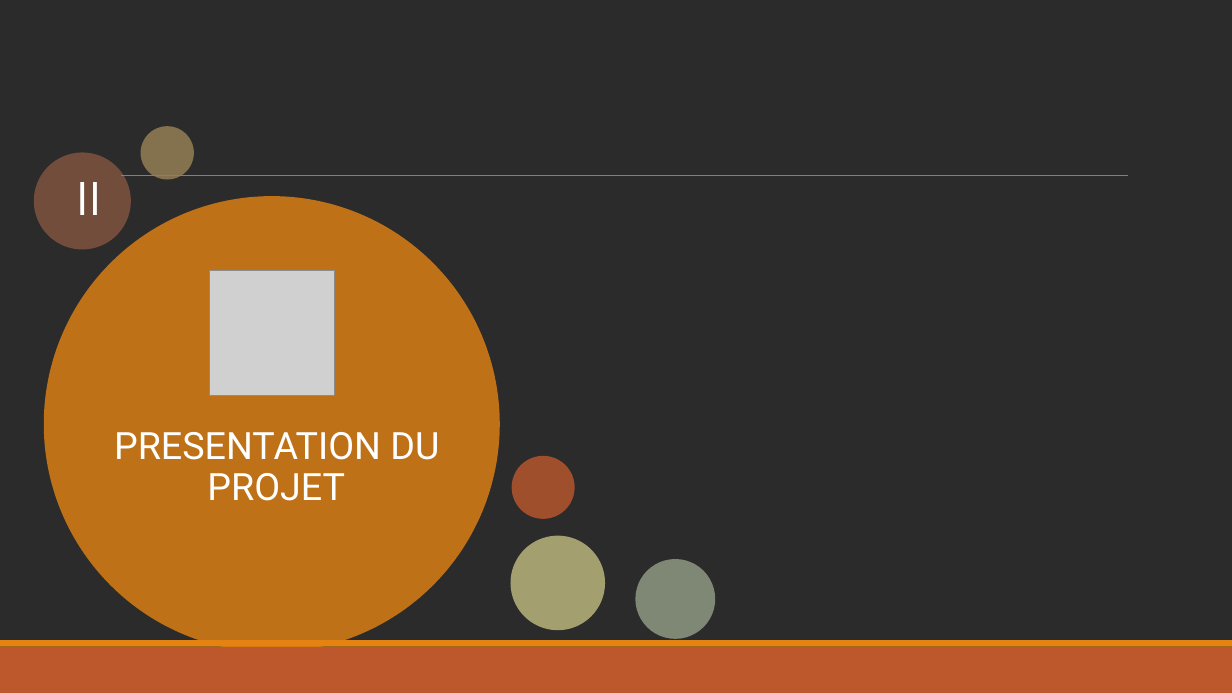
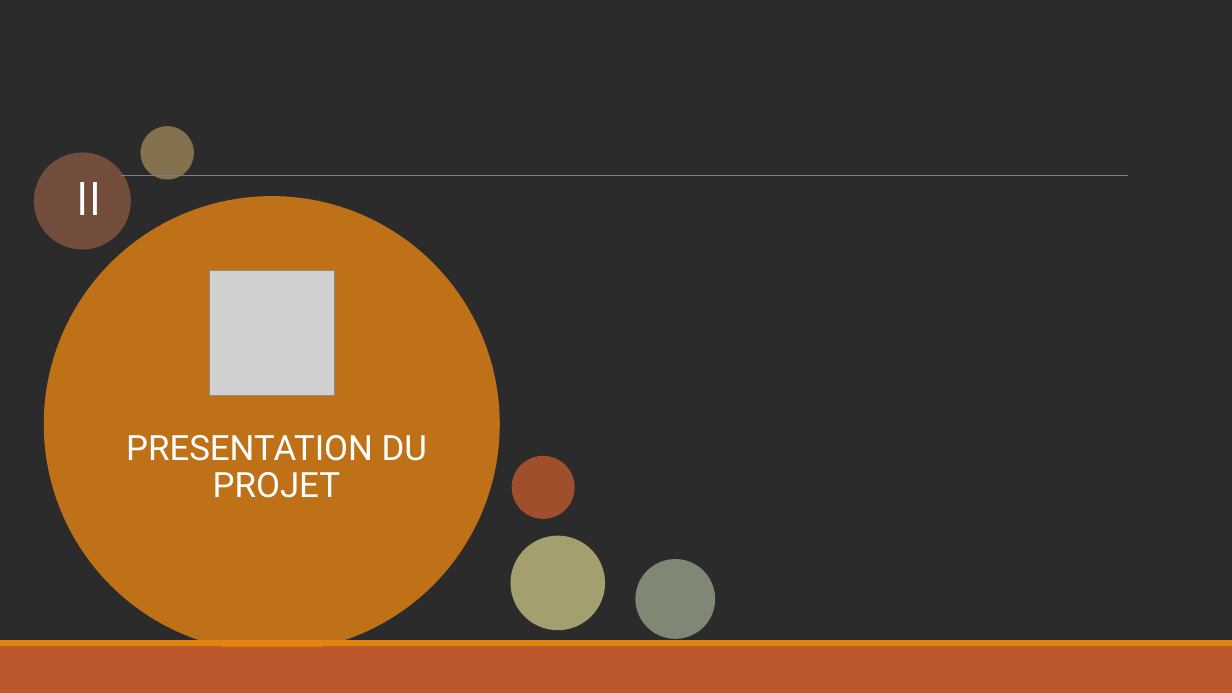
Before and after one commit to Paul-henry662/projet-ige487, a slide deck: slide 6 of presentation_finale.pptx. Drawn at 1232x693 pixels with LibreOffice and Linux fonts; fonts in the diff are those of the drawing; grey boxes stand for pictures; background and template pictures are left out; a plain dark background stands for a picture behind light text. Boxes give left, top, right and bottom in pixels: in the first picture for what was removed or moved away, otherwise in the second. Text is boxed around its words. In the diff, an @@ line names an element or a change of style, - is before the commit and + after.

```diff
--- a/presentation_finale.pptx
+++ b/presentation_finale.pptx
@@ text "PRESENTATION DU PROJET" at (x1=126, y1=435, x2=427, y2=498): size 44 to 40.7 pt @@
```
Also in this commit, not shown: 2 other slides changed, 29 other files.
